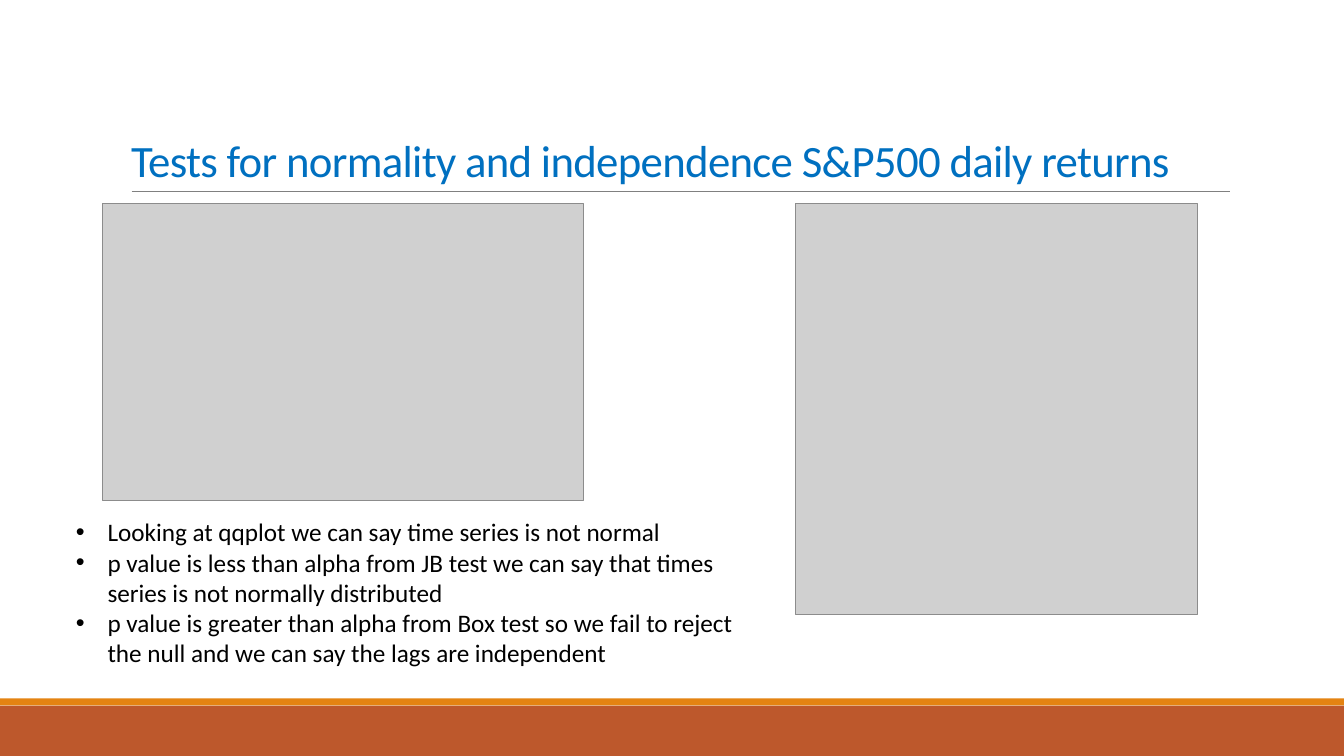
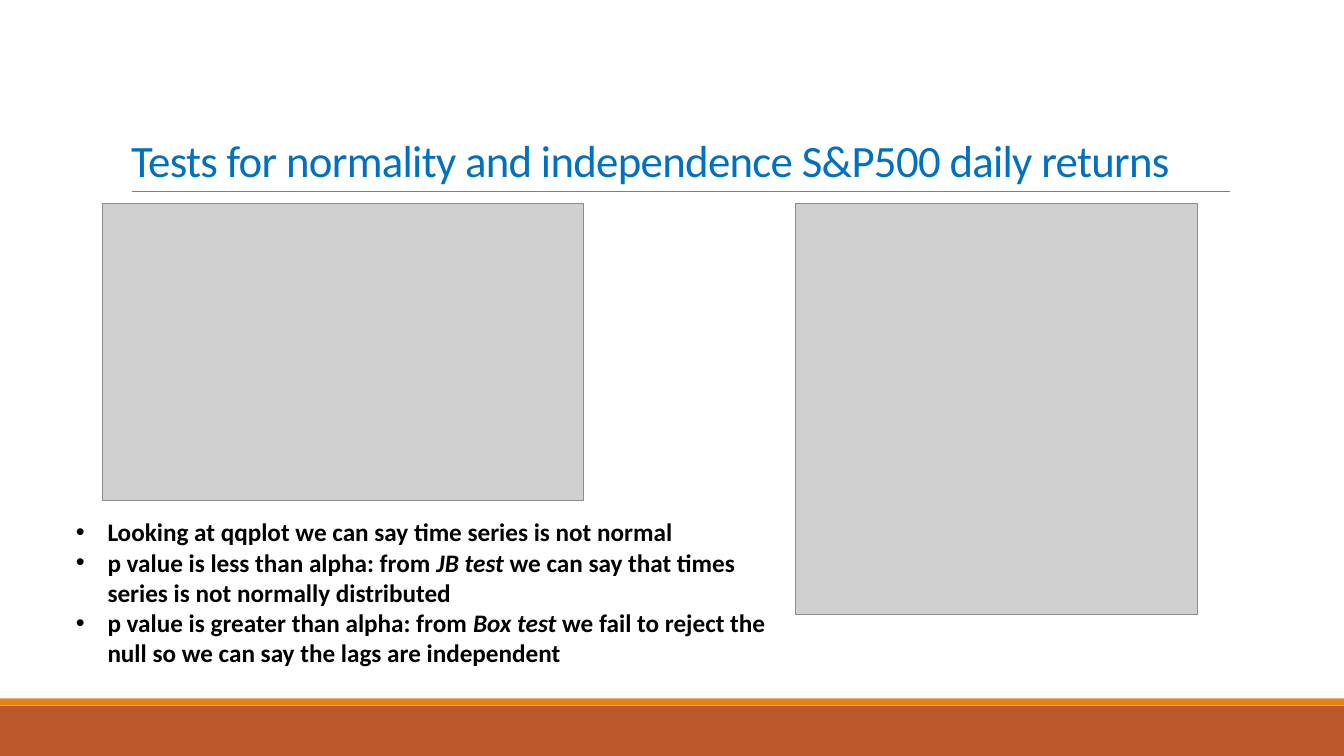
Before and after one commit to NikhilKorati/Time-Series, a slide deck: slide 7 of Case_Study1.pptx. Drawn at 1344x756 pixels with LibreOffice and Linux fonts; fonts in the diff are those of the drawing; grey boxes stand for pictures. Boxes give left, top, right and bottom in pixels: in the first picture for what was removed or moved away, otherwise in the second. Text is boxed around its words. In the diff, an @@ line names an element or a change of style, - is before the commit and + after.

```diff
--- a/Case_Study1.pptx
+++ b/Case_Study1.pptx
@@ text at [108, 523, 672, 546]: bold on in "Looking at qqplot we can say time ..." @@
@@ text at [108, 554, 765, 667]: text changed; bold on @@
-• p value is less than alpha from JB test we can say that times series is not normally distributed
-• p value is greater than alpha from Box test so we fail to reject the null and we can say the lags are independent
+• p value is less than alpha: from JB test we can say that times series is not normally distributed
+• p value is greater than alpha: from Box test we fail to reject the null so we can say the lags are independent
```
Also in this commit, not shown: 6 other slides changed.
